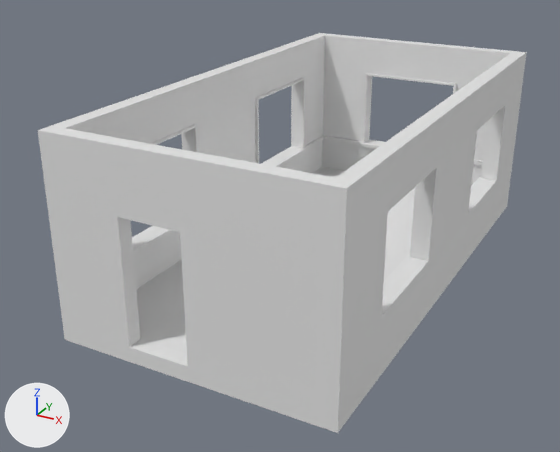
An edit to the Blender file Assets/Scenes/SimpleRoomScene.blend, drawn before and after from the same camera.
Camera for both pictures: a camera (50 mm lens) standing at (7.39, -7.45, 5.99) and looking at (1.49, 3.28, 0.62). Every picture has the same lights, and +X, +Y and +Z are marked at lower left.

In view in the first picture: 'FloorTile', 'FloorTile.005', 'HorizCornerFill4.003', 'HorizCornerFill4.004', 'SM_DoorWall 3x4x.25', 'SM_Window 3x4x.000', 'SM_Window 3x4x.001', 'SM_Window 3x4x.002', 'SM_Window 3x4x.003', 'SM_Window 3x4x.25', 'VertCornerFill3.25', 'VertCornerFill3.25..000'.
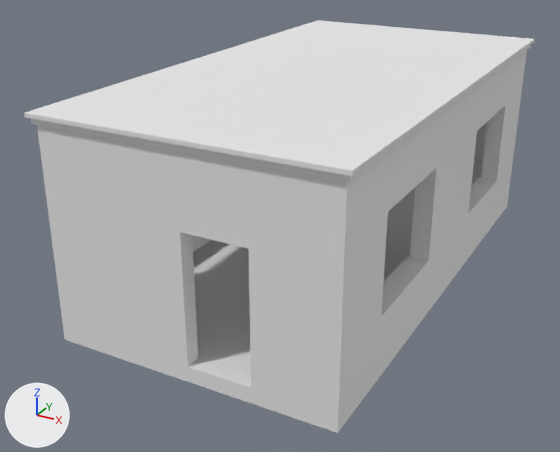
Pixel boxes (x1, y1, x2, y2) of what changed, in the pictures (560 x 452 px):
'SM_DoorWall 3x4x.25', moved, turned: before (52, 128, 335, 410); after (52, 133, 326, 410)
'FloorTile.012', added: after (188, 95, 401, 156)
'Cube.001', added: after (187, 118, 420, 188)
'FloorTile.015', added: after (64, 80, 268, 131)
'FloorTile.013', added: after (270, 69, 448, 113)
'Cube', added: after (24, 81, 169, 153)
'FloorTile.014', added: after (156, 57, 327, 95)
'FloorTile.011', added: after (329, 48, 483, 82)
'FloorTile.008', added: after (226, 39, 375, 69)
'FloorTile.010', added: after (377, 32, 512, 59)
'FloorTile.009', added: after (280, 24, 412, 48)
'Cube.006', added: after (395, 86, 466, 139)
'Cube.007', added: after (443, 61, 501, 104)
'Cube.011', added: after (153, 128, 203, 159)
'Cube.003', added: after (425, 30, 535, 71)
'Cube.004', added: after (127, 57, 217, 83)
'Cube.002', added: after (273, 20, 407, 37)
'Cube.005', added: after (202, 39, 273, 59)
'Cube.009', added: after (481, 56, 508, 77)
'Cube.008', added: after (260, 35, 286, 41)
'Cube.010', added: after (402, 28, 430, 33)
'SM_Window 3x4x.25', unchanged, covered by the edit: before (322, 34, 513, 186); after (471, 122, 487, 186)
'SM_Window 3x4x.001', unchanged, covered by the edit: before (51, 70, 228, 289); after (192, 235, 211, 252)
'SM_Window 3x4x.000', unchanged, covered by the edit: before (214, 35, 325, 173)
'FloorTile.001', unchanged, uncovered by the edit: before (168, 259, 182, 273); after (193, 240, 249, 291)

The change, as a list of edits to the scene's bpy script:
```text
Add me_floor2x2_001:
    me_floor2x2_001 = me_floor2x2.copy(); me_floor2x2_001.name = 'Floor2x2.001'  # the mesh of ob_floortile
Change ob_sm_doorwall_3x4x_25:
    ob_sm_doorwall_3x4x_25.location: (0.0, -0.25, 0.0) -> (4.0, 0.0, 0.0)
    ob_sm_doorwall_3x4x_25.rotation_euler: (-1.571, -1.571, 0.0) -> (1.571, -1.571, 0.0)  # degrees (-90, -90, 0) -> degrees (90, -90, 0)
Add ob_cube_008:
    ob_cube_008 = bpy.data.objects.new('Cube.008', me_cube)  # 24 vertices, 22 faces; spans x -0.1..0.25, y 0.0..0.5, z 0.0..2.0; in mat_material_004 (white #e7e7e7)
    ob_cube_008.location = (-0.25, 5.75, 3.0)
    ob_cube_008.scale = (1.0, 1.0, 0.125)
Add ob_cube_004:
    ob_cube_004 = bpy.data.objects.new('Cube.004', me_cube_005)  # 24 vertices, 22 faces; spans x -0.1..0.25, y 0.0..2.0, z 0.0..2.0; in mat_material_003 (white #e7e7e7)
    ob_cube_004.location = (-0.25, 1.75, 3.0)
    ob_cube_004.scale = (1.0, 1.0, 0.125)
Add ob_cube:
    ob_cube = bpy.data.objects.new('Cube', me_cube_001)  # 62 vertices, 58 faces; spans x -0.1..2.0, y -0.1..2.0, z 0.0..2.0; in mat_material_002 (white #e7e7e7)
    ob_cube.location = (-0.25, -0.25, 3.0)
    ob_cube.scale = (1.0, 1.0, 0.125)
Add ob_floortile_015:
    ob_floortile_015 = bpy.data.objects.new('FloorTile.015', me_floor2x2_001)
    ob_floortile_015.parent = ob_roof
    ob_floortile_015.location = (1.0, 1.0, 3.125)
    ob_floortile_015.scale = (1.0, 1.0, 0.125)
Add ob_roof:
    ob_roof = bpy.data.objects.new('Roof', None)
    ob_roof.location = (0.0, 0.0, 0.0)
Add ob_floortile_014:
    ob_floortile_014 = bpy.data.objects.new('FloorTile.014', me_floor2x2_001)
    ob_floortile_014.parent = ob_roof
    ob_floortile_014.location = (1.0, 3.0, 3.125)
    ob_floortile_014.scale = (1.0, 1.0, 0.125)
Add ob_floortile_013:
    ob_floortile_013 = bpy.data.objects.new('FloorTile.013', me_floor2x2_001)
    ob_floortile_013.parent = ob_roof
    ob_floortile_013.location = (3.0, 3.0, 3.125)
    ob_floortile_013.scale = (1.0, 1.0, 0.125)
Add ob_floortile_012:
    ob_floortile_012 = bpy.data.objects.new('FloorTile.012', me_floor2x2_001)
    ob_floortile_012.parent = ob_roof
    ob_floortile_012.location = (3.0, 1.0, 3.125)
    ob_floortile_012.scale = (1.0, 1.0, 0.125)
Add ob_floortile_011:
    ob_floortile_011 = bpy.data.objects.new('FloorTile.011', me_floor2x2_001)
    ob_floortile_011.parent = ob_roof
    ob_floortile_011.location = (3.0, 5.0, 3.125)
    ob_floortile_011.scale = (1.0, 1.0, 0.125)
Add ob_floortile_010:
    ob_floortile_010 = bpy.data.objects.new('FloorTile.010', me_floor2x2_001)
    ob_floortile_010.parent = ob_roof
    ob_floortile_010.location = (3.0, 7.0, 3.125)
    ob_floortile_010.scale = (1.0, 1.0, 0.125)
Add ob_floortile_009:
    ob_floortile_009 = bpy.data.objects.new('FloorTile.009', me_floor2x2_001)
    ob_floortile_009.parent = ob_roof
    ob_floortile_009.location = (1.0, 7.0, 3.125)
    ob_floortile_009.scale = (1.0, 1.0, 0.125)
Add ob_floortile_008:
    ob_floortile_008 = bpy.data.objects.new('FloorTile.008', me_floor2x2_001)
    ob_floortile_008.parent = ob_roof
    ob_floortile_008.location = (1.0, 5.0, 3.125)
    ob_floortile_008.scale = (1.0, 1.0, 0.125)
Add ob_cube_001:
    ob_cube_001 = bpy.data.objects.new('Cube.001', me_cube_001.copy())
    ob_cube_001.location = (4.25, -0.25, 3.0)
    ob_cube_001.rotation_euler = (0.0, 0.0, 1.571)  # degrees (0, 0, 90)
    ob_cube_001.scale = (1.0, 1.0, 0.125)
Add ob_cube_002:
    ob_cube_002 = bpy.data.objects.new('Cube.002', me_cube_001.copy())
    ob_cube_002.location = (-0.25, 8.25, 3.0)
    ob_cube_002.rotation_euler = (0.0, 0.0, 4.712)  # degrees (0, 0, 270)
    ob_cube_002.scale = (1.0, 1.0, 0.125)
Add ob_cube_003:
    ob_cube_003 = bpy.data.objects.new('Cube.003', me_cube_001.copy())
    ob_cube_003.location = (4.25, 8.25, 3.0)
    ob_cube_003.rotation_euler = (0.0, 0.0, 3.142)  # degrees (0, 0, 180)
    ob_cube_003.scale = (1.0, 1.0, 0.125)
Add ob_cube_005:
    ob_cube_005 = bpy.data.objects.new('Cube.005', me_cube_005.copy())
    ob_cube_005.location = (-0.25, 3.75, 3.0)
    ob_cube_005.scale = (1.0, 1.0, 0.125)
Add ob_cube_006:
    ob_cube_006 = bpy.data.objects.new('Cube.006', me_cube_005.copy())
    ob_cube_006.location = (4.25, 3.75, 3.0)
    ob_cube_006.rotation_euler = (0.0, 0.0, 3.142)  # degrees (0, 0, 180)
    ob_cube_006.scale = (1.0, 1.0, 0.125)
Add ob_cube_007:
    ob_cube_007 = bpy.data.objects.new('Cube.007', me_cube_005.copy())
    ob_cube_007.location = (4.25, 5.75, 3.0)
    ob_cube_007.rotation_euler = (0.0, 0.0, 3.142)  # degrees (0, 0, 180)
    ob_cube_007.scale = (1.0, 1.0, 0.125)
Add ob_cube_009:
    ob_cube_009 = bpy.data.objects.new('Cube.009', me_cube.copy())
    ob_cube_009.location = (4.25, 6.25, 3.0)
    ob_cube_009.rotation_euler = (0.0, 0.0, 3.142)  # degrees (0, 0, 180)
    ob_cube_009.scale = (1.0, 1.0, 0.125)
Add ob_cube_010:
    ob_cube_010 = bpy.data.objects.new('Cube.010', me_cube.copy())
    ob_cube_010.location = (1.75, 8.25, 3.0)
    ob_cube_010.rotation_euler = (0.0, 0.0, 4.712)  # degrees (0, 0, 270)
    ob_cube_010.scale = (1.0, 1.0, 0.125)
Add ob_cube_011:
    ob_cube_011 = bpy.data.objects.new('Cube.011', me_cube.copy())
    ob_cube_011.location = (2.25, -0.25, 3.0)
    ob_cube_011.rotation_euler = (0.0, 0.0, 7.854)  # degrees (0, 0, 90)
    ob_cube_011.scale = (1.0, 1.0, 0.125)
```
